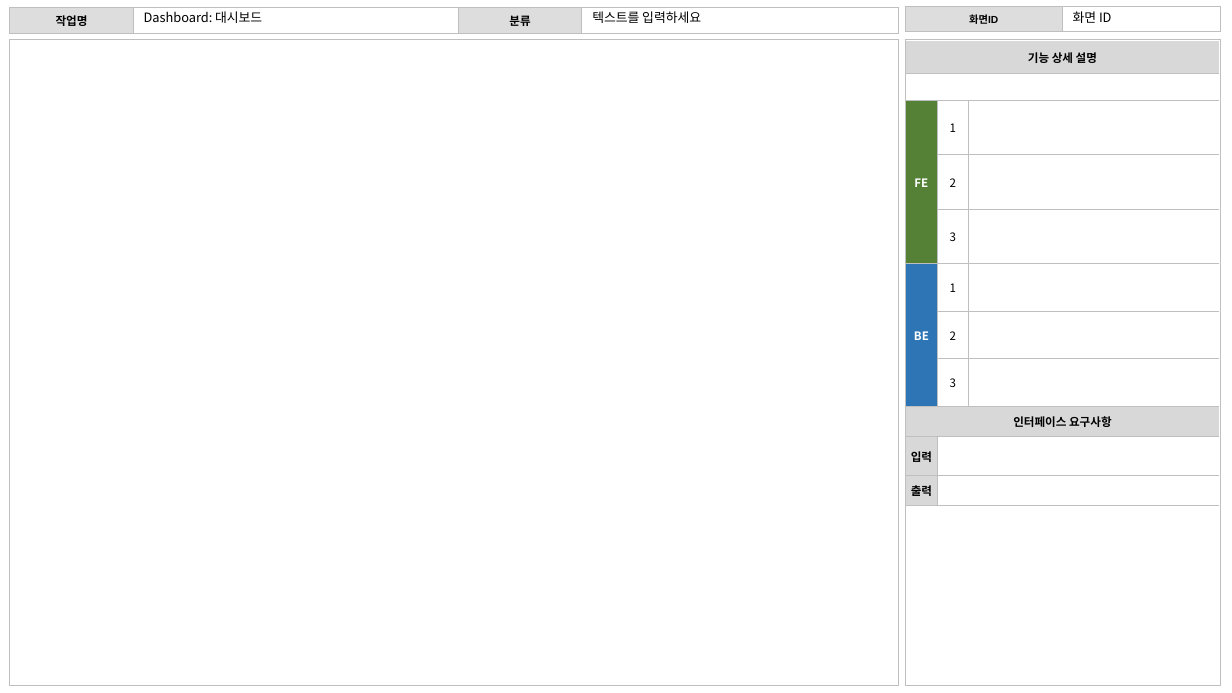
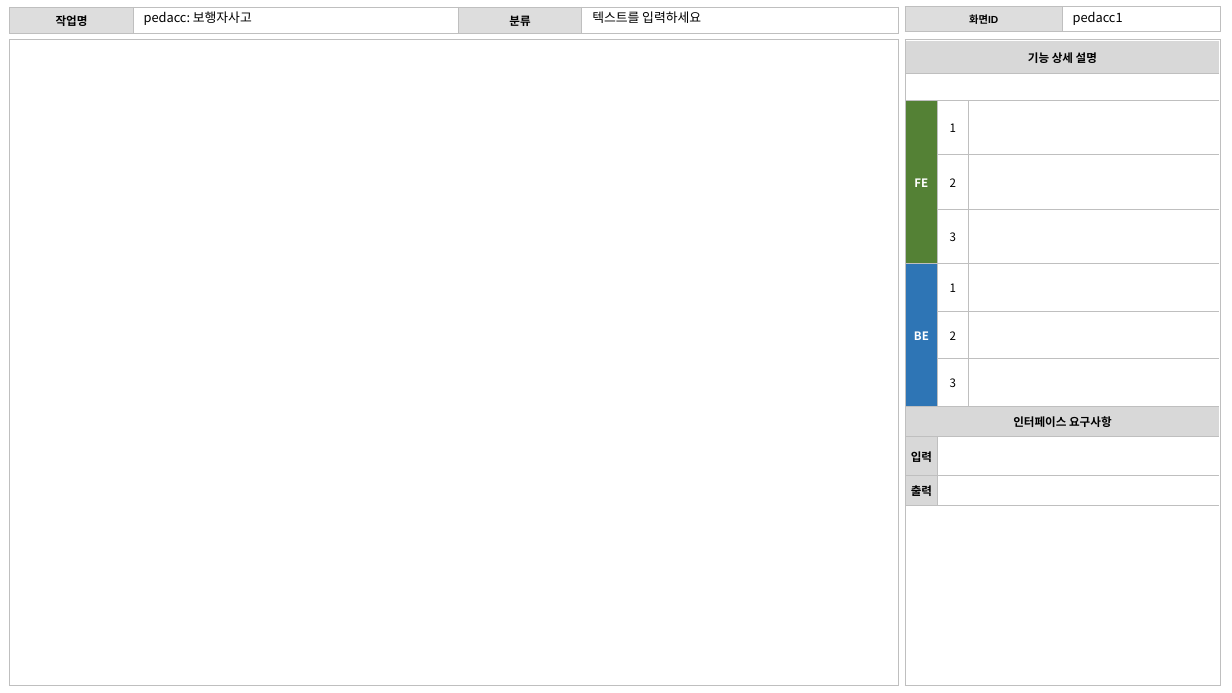
Before and after one commit to kimyuchan-1/MiniProject, a slide deck: slide 13 of 미니프로젝트계획서.pptx (slide 9 before the commit). Drawn at 1232x693 pixels with LibreOffice and Linux fonts; fonts in the diff are those of the drawing. Boxes give left, top, right and bottom in pixels: in the first picture for what was removed or moved away, otherwise in the second. Text is boxed around its words. In the diff, an @@ line names an element or a change of style, - is before the commit and + after.

Commit message:
ppt

```diff
--- a/미니프로젝트계획서.pptx
+++ b/미니프로젝트계획서.pptx
@@ text at (144,11,252,25): text changed @@
-Dashboard: 대시보드
+pedacc: 보행자사고
@@ text at (1073,11,1123,25): text changed @@
-화면 ID
+pedacc1
```
Also in this commit, not shown: 8 slides added.
